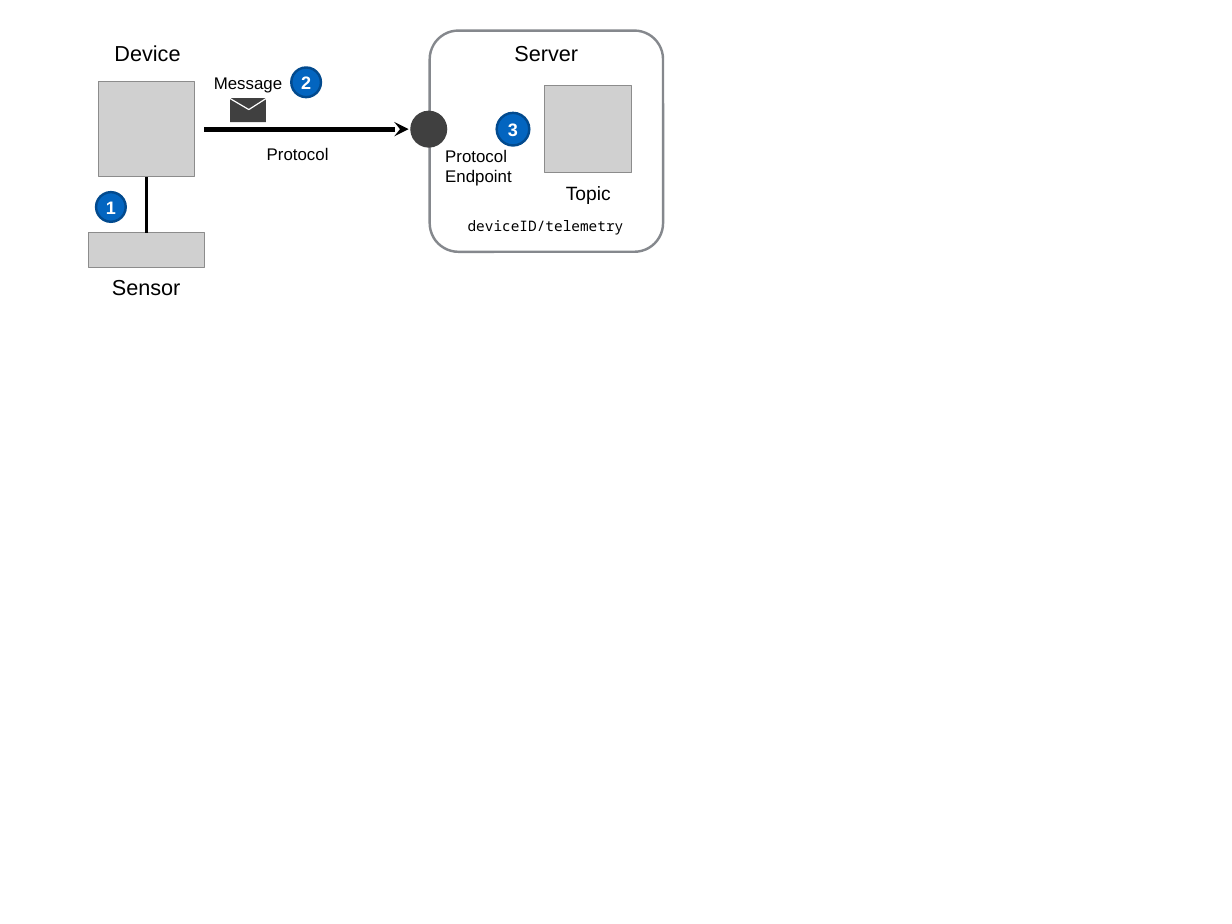
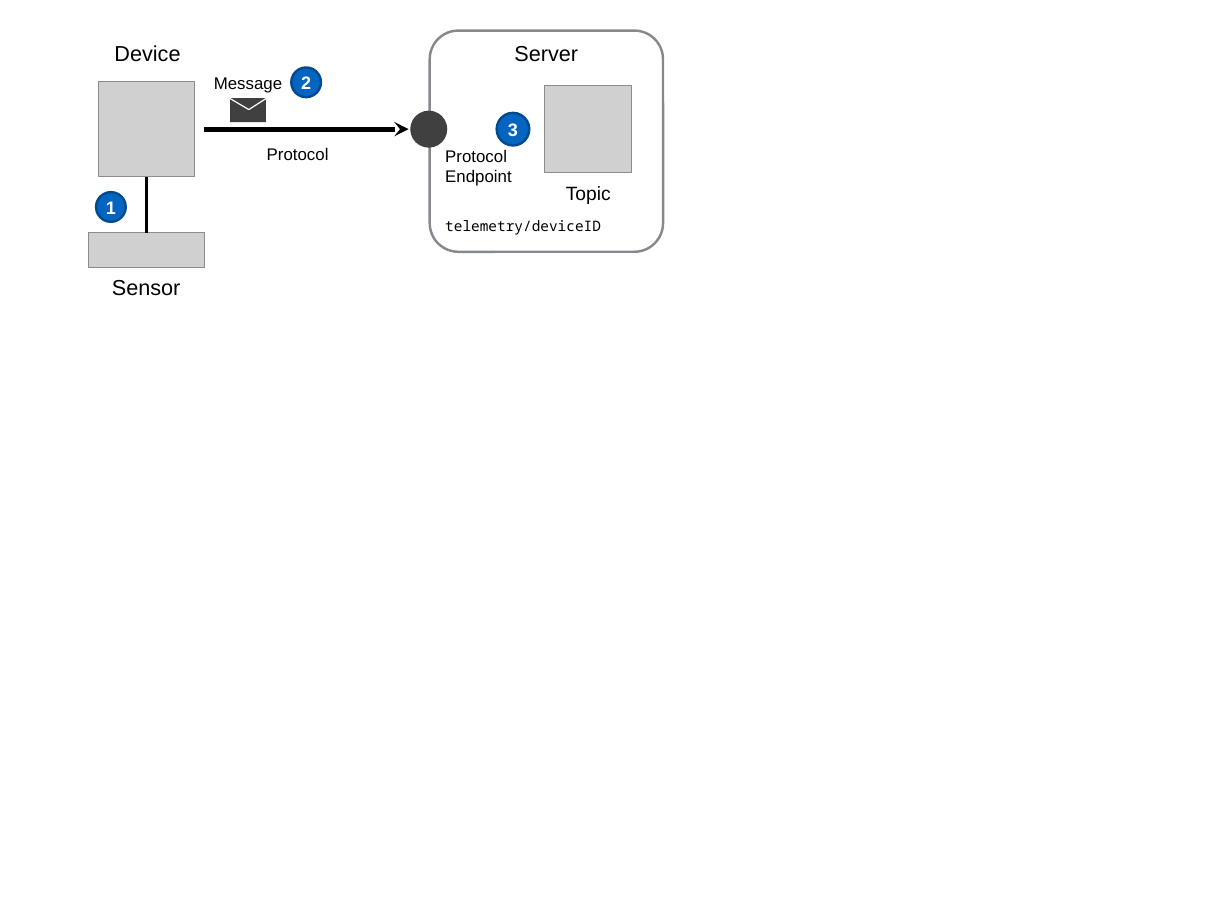
Before and after one commit to aws/iot-atlas, a slide deck: slide 1 of content/designs/telemetry/atlas-telemetry.pptx. Drawn at 1232x924 pixels with LibreOffice and Linux fonts; fonts in the diff are those of the drawing; grey boxes stand for pictures. Boxes give left, top, right and bottom in pixels: in the first picture for what was removed or moved away, otherwise in the second. Text is boxed around its words. In the diff, an @@ line names an element or a change of style, - is before the commit and + after.

```diff
--- a/content/designs/telemetry/atlas-telemetry.pptx
+++ b/content/designs/telemetry/atlas-telemetry.pptx
@@ text at <box>445,220,601,235</box>: text changed @@
-deviceID/telemetry
+telemetry/deviceID
```
Also in this commit, not shown: 12 other files.
